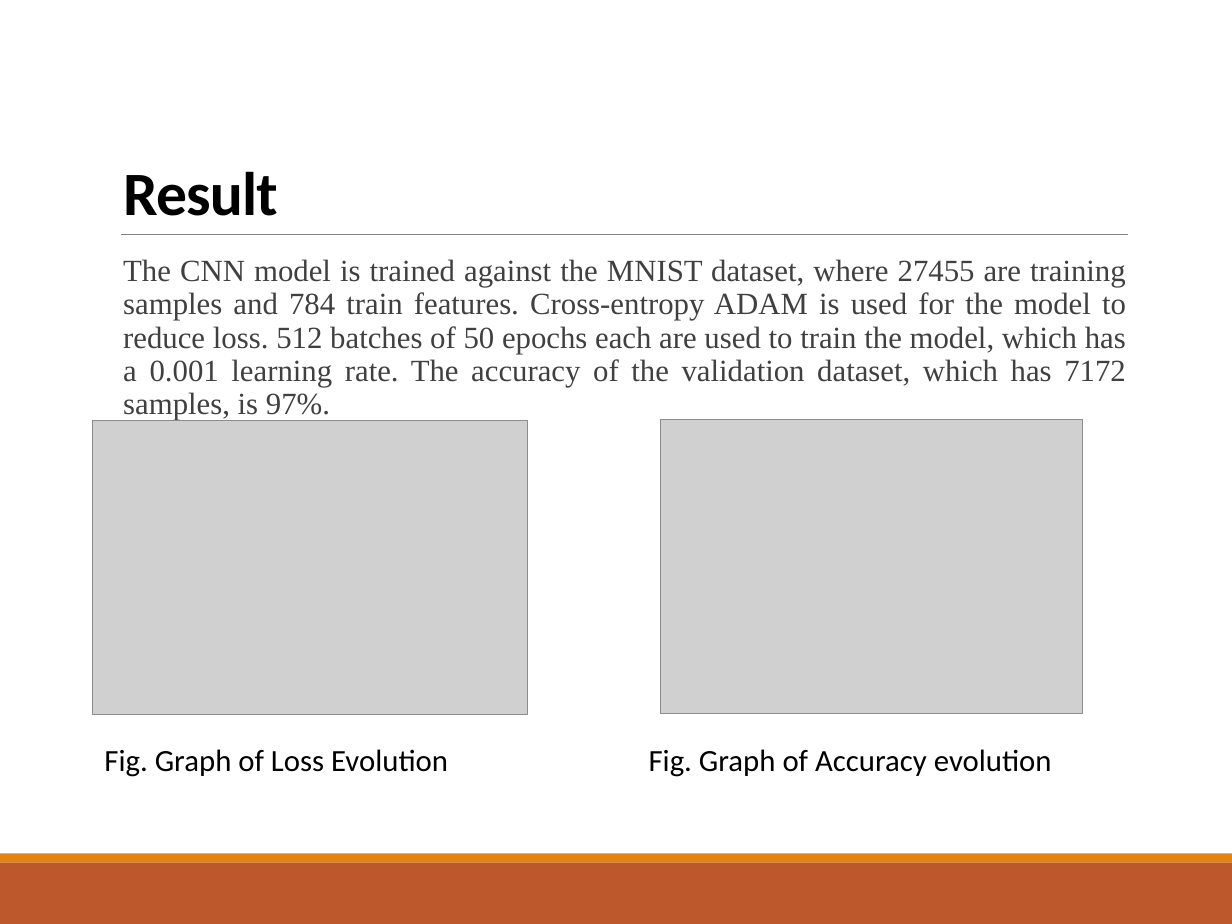
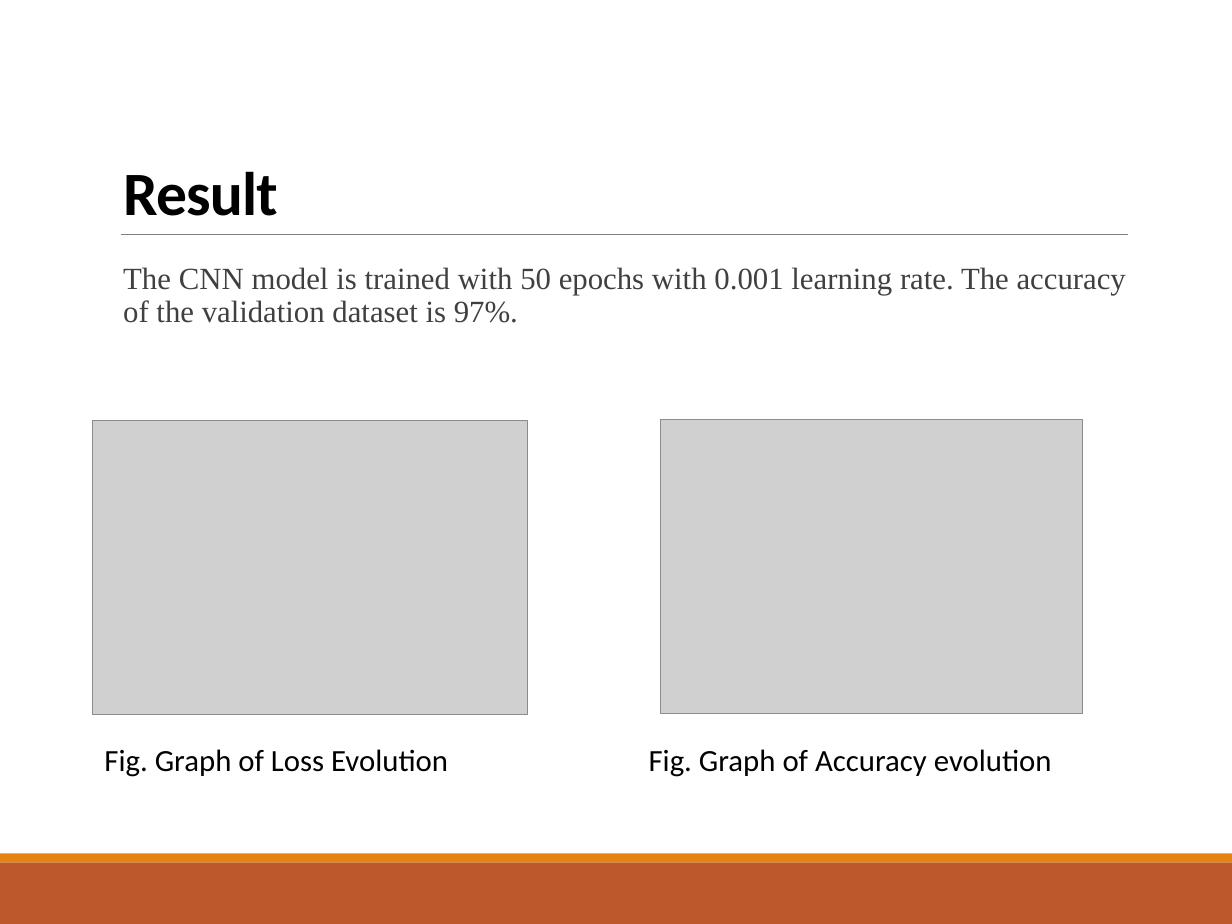
Before and after one commit to shreya-jpg/PCSE23-06_Final_Year_Project, a slide deck: slide 14 of Conference Project Presentation_Modified.pptx. Drawn at 1232x924 pixels with LibreOffice and Linux fonts; fonts in the diff are those of the drawing; grey boxes stand for pictures. Boxes give left, top, right and bottom in pixels: in the first picture for what was removed or moved away, otherwise in the second. Text is boxed around its words. In the diff, an @@ line names an element or a change of style, - is before the commit and + after.

```diff
--- a/Conference Project Presentation_Modified.pptx
+++ b/Conference Project Presentation_Modified.pptx
@@ text at [123, 267, 1126, 323]: text changed @@
-  The CNN model is trained against the MNIST dataset, where 27455 are training samples and 784 train features. Cross-entropy ADAM is used for the model to reduce loss. 512 batches of 50 epochs each are used to train the model, which has a 0.001 learning rate. The accuracy of the validation dataset, which has 7172 samples, is 97%.
+  The CNN model is trained with 50 epochs with 0.001 learning rate. The accuracy of the validation dataset is 97%.
```
